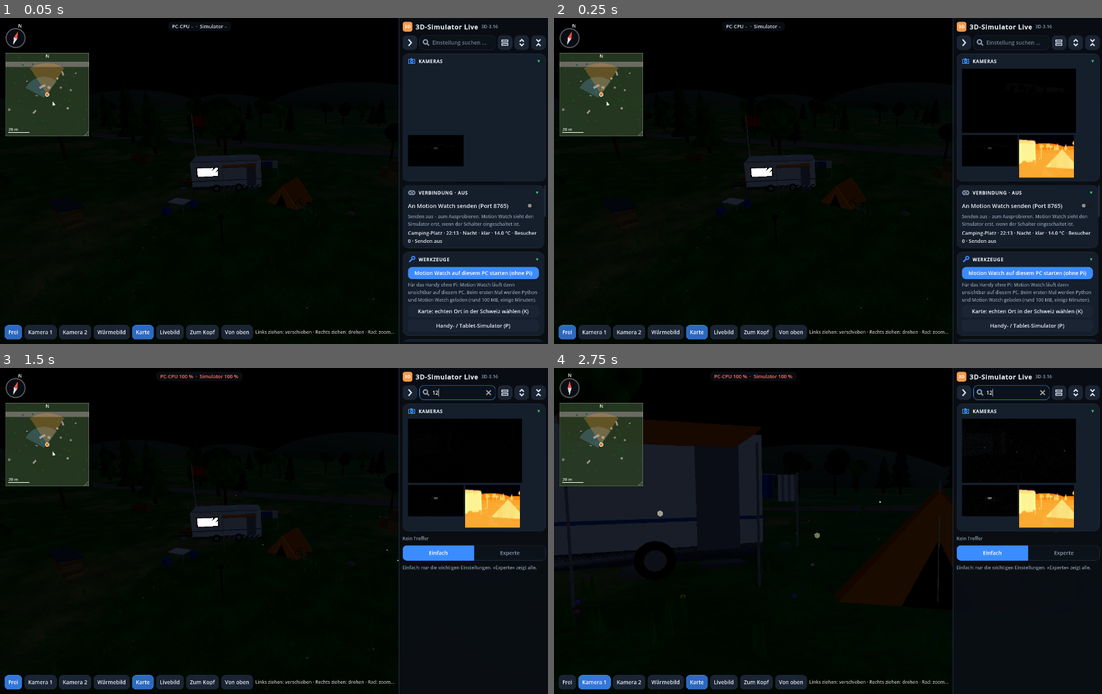
Above: before the commit, frames 1-4 (two rows, left to right).
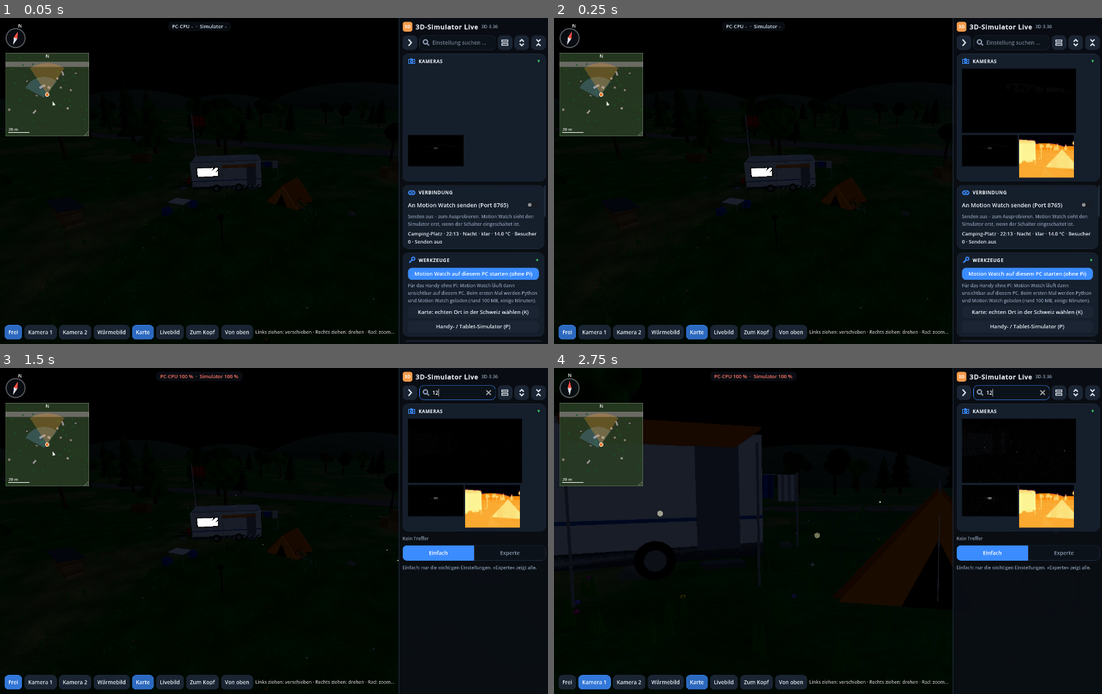
Above: after the commit, the same moments.

Repository: DonElektro/MotionWatch
Game: Godot game, scene res://main.tscn
Two runs of this game, one before a commit and one after it. Both use one fixed random seed, a clock stepped at 60 frames per second and the inputs below.
Inputs (mouse positions are in pixels of both pictures, inside the frame that each line leads up to):
- Up to frame 1 (0.05 s): no input
- Up to frame 2 (0.25 s): no input
- Up to frame 3 (1.5 s): click (454, 394) at 0.52 s; type "12" at 0.6 s; click "Frei" at 1.25 s
- Up to frame 4 (2.75 s): click "Kamera 1" at 2 s

The runs differ from the first frame. In frame 1, 1.6% of the frame differs, in the area x 73-100%, y 2-99%; in frame 2, 1.6%; in frame 3, less than 0.1%; in frame 4, less than 0.1%.

Commit message:
Revert 3D-3.16 commit: its version number collided with the newer 3D-3.36
Co-Authored-By: Claude Opus 5.5 <noreply@anthropic.com>
Claude-Session: https://claude.ai/code/session_019Hz7wKVUG5BNGrCZpdKc8z

Diff:
--- a/simulator3d/scripts/main.gd
+++ b/simulator3d/scripts/main.gd
@@ -3,7 +3,7 @@
 ## The world, the cameras for Motion Watch (head camera on the pan / tilt head, fixed camera, thermal camera),
 ## day and night, weather, lights, visitors, sensors, the window on the PC and the connection (net.gd).
 
-const VERSION := "3D-3.16"
+const VERSION := "3D-3.36"
 const CAM_W := [960, 640]
 const CAM_H := [540, 360]
 const CAM_FPS := [12.0, 8.0]
@@ -226,8 +226,6 @@
 var controls: Array = []
 var ui_rows := {}
 var status_label: Label
-var conn_body: Control                # the card «Verbindung» (symbol and title show the state)
-var _conn_state := -1
 var stream_on := false                     # sending to Motion Watch: off at the start, the user switches it on in the window
 var stream_port := 8765
 var stream_cb: CheckButton
@@ -2688,10 +2686,16 @@
 	search_none.visible = false
 	box_.add_child(search_none)
 	# connection to Motion Watch
-	var cn := UI.fold_card(box_, "Verbindung", true, "link")     # from 3D-3.16 it folds; the symbol is green when connected
-	fold_bodies.append(cn)
-	top_cards.append(cn.get_meta("card"))
-	conn_body = cn
+	var cn := UI.card(box_)
+	top_cards.append(cn.get_parent())
+	var cnh := HBoxContainer.new()
+	cnh.add_theme_constant_override("separation", 8)
+	cnh.add_child(UI.group_icon("link"))
+	var cnl := UI.heading("Verbindung")
+	cnl.add_theme_font_size_override("font_size", 12)
+	cnl.add_theme_color_override("font_color", UI.TXT)
+	cnh.add_child(cnl)
+	cn.add_child(cnh)
 	stream_cb = CheckButton.new()
 	stream_cb.text = "An Motion Watch senden (Port %d)" % stream_port
 	stream_cb.autowrap_mode = TextServer.AUTOWRAP_WORD_SMART
@@ -3356,18 +3360,6 @@
 func _update_status() -> void:
 	if status_label != null:
 		status_label.text = status_text()
-	if conn_body != null:                                  # symbol: green = Motion Watch connected, orange = sending, grey = off
-		var st := 2 if connected() else (1 if stream_on else 0)
-		if st != _conn_state:
-			_conn_state = st
-			var ic: Control = conn_body.get_meta("icon", null)
-			if ic != null:
-				ic.set_meta("col", [UI.MUT, UI.ORG, UI.GRN][st])
-				ic.queue_redraw()
-			var hd: Label = conn_body.get_meta("head", null)
-			if hd != null:
-				hd.text = ("Verbindung · " + ["aus", "wartet auf Motion Watch", "verbunden"][st]).to_upper()
-				hd.add_theme_color_override("font_color", [UI.TXT, UI.ORG, UI.GRN][st])
 	if stream_note != null:
 		if stream_on:
 			stream_note.text = "Sendet: Motion Watch findet den Simulator im Netz und bekommt die Bilder."
--- a/simulator3d/scripts/ui_style.gd
+++ b/simulator3d/scripts/ui_style.gd
@@ -144,11 +144,9 @@
 	row.set_anchors_preset(Control.PRESET_FULL_RECT)
 	row.mouse_filter = Control.MOUSE_FILTER_IGNORE
 	hdr.add_child(row)
-	var ic: Control = null
 	if icon != "":
 		row.add_theme_constant_override("separation", 8)
-		ic = group_icon(icon)
-		row.add_child(ic)
+		row.add_child(group_icon(icon))
 	var h := heading(title)
 	h.size_flags_horizontal = Control.SIZE_EXPAND_FILL
 	h.mouse_filter = Control.MOUSE_FILTER_IGNORE
@@ -174,9 +172,6 @@
 	body.set_meta("card", v.get_parent())            # for «alle auf / zu», the search and Simple / Expert
 	body.set_meta("paint", paint)
 	body.set_meta("title", title)
-	body.set_meta("head", h)
-	if ic != null:
-		body.set_meta("icon", ic)
 	return body
 
 
@@ -238,7 +233,7 @@
 
 static func _draw_group_icon(d: Control, kind: String) -> void:
 	var c := Vector2(10, 10)
-	var col: Color = d.get_meta("col", ACC)             # from 3D-3.16 a symbol can change its colour (connection: green)
+	var col := ACC
 	var w := 1.8
 	var P := func(pts: Array) -> PackedVector2Array:
 		var out := PackedVector2Array()
--- a/simulator3d/version.json
+++ b/simulator3d/version.json
@@ -1,7 +1,7 @@
 {
- "version": "3D-3.16",
+ "version": "3D-3.36",
  "file": "simulator3d/MotionWatch3D_Simulator.zip",
- "size": 30763711,
- "sha256": "c7c4e65d7a9c37412627261af6219e6481c4517c91162f4d767512f599393d8e",
- "notes": "Verbindung zuklappbar, Symbol grün wenn verbunden"
+ "size": 30894906,
+ "sha256": "a46785cbd6efa038f16cd4849a6be9441c9f2a5e406afc5e616848f5d1bdfa8d",
+ "notes": "Neuer Name: 3D-Simulator Live"
 }
Not shown, changed: simulator3d/Lies mich.txt
Not shown, changed: simulator3d/MotionWatch3D_Simulator.zip
Not shown, changed: simulator3d/UEBERGABE.md
